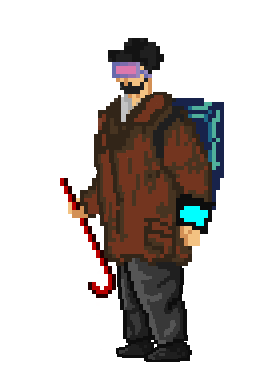
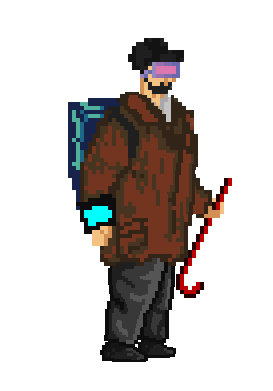
Layers edited between the first and the second (273, 391) image:
painted on "Слой 2" over box(60, 38, 232, 362)
